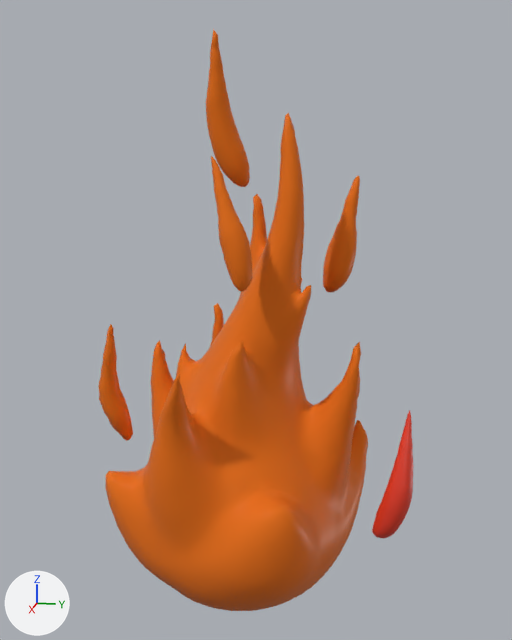
One commit to the FBX model app/sampledata/orangefire.fbx: the scene before it, then after it.
One viewpoint serves both versions: a camera (50 mm lens) standing at (0.00329, -0.00036, 0.00127) and looking at (-0.00147, -0.00132, 0.00008). The axes (+X, +Y, +Z) are drawn at lower left. The lights are the same throughout. Where no turn or scale is listed for an object, it has been applied to the vertices.

The first picture shows 'node_id11', 'node_id14', 'node_id17', 'node_id20', 'node_id23', 'node_id29'.
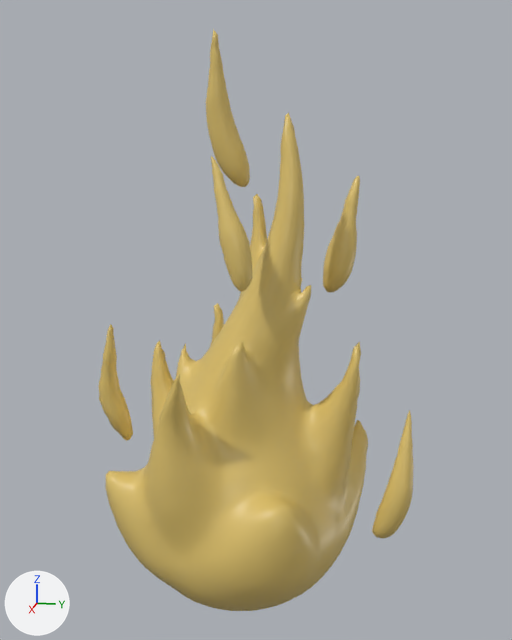
The newer file is also rescaled (x1848.0), turned or shifted as a whole; pictures and numbers use the older file's frame.

Edits to the bpy script that builds the scene:
```text
Add mat_fire:
    mat_fire = principled_material('fire')
    mat_fire.base_color = (0.8, 0.59, 0.168)  # yellow #e7ca72
    mat_fire.roughness = 0.4
    mat_fire.alpha = 0.9
Change me_mesh_id12:
    where me_mesh_id12.from_pydata(...)  # 3024 vertices, 6044 faces; spans x -0.00102..0.00089, y -0.0009..0.00085, z -0.00061..0.00287
    remove me_mesh_id12.materials.append(mat_material_71)
    add me_mesh_id12.materials.append(mat_fire)  # yellow #e7ca72
Change me_mesh_id30:
    where me_mesh_id30.from_pydata(...)  # 411 vertices, 818 faces; spans x -0.000109..0.000101, y -0.000129..0.000122, z -0.000306..0.000638
    remove me_mesh_id30.materials.append(mat_material_45)  # red #e73d26
    add me_mesh_id30.materials.append(mat_fire)  # yellow #e7ca72
Change me_mesh_id18:
    where me_mesh_id18.from_pydata(...)  # 290 vertices, 576 faces; spans x -0.000095..0.000109, y -0.000153..0.000085, z -0.000301..0.000534
    remove me_mesh_id18.materials.append(mat_material_75)
    add me_mesh_id18.materials.append(mat_fire)  # yellow #e7ca72
Change me_mesh_id15:
    where me_mesh_id15.from_pydata(...)  # 122 vertices, 240 faces; spans x -0.000156..0.000091, y -0.000071..0.000125, z -0.000563..0.000339
    remove me_mesh_id15.materials.append(mat_material_73)
    add me_mesh_id15.materials.append(mat_fire)  # yellow #e7ca72
Change me_mesh_id21:
    where me_mesh_id21.from_pydata(...)  # 417 vertices, 830 faces; spans x -0.000088..0.000092, y -0.000162..0.000109, z -0.000264..0.000537
    remove me_mesh_id21.materials.append(mat_material_77)
    add me_mesh_id21.materials.append(mat_fire)  # yellow #e7ca72
Change me_mesh_id24:
    where me_mesh_id24.from_pydata(...)  # 313 vertices, 622 faces; spans x -0.000126..0.000109, y -0.000136..0.000146, z -0.000361..0.000626
    remove me_mesh_id24.materials.append(mat_material_79)
    add me_mesh_id24.materials.append(mat_fire)  # yellow #e7ca72
```

Where the change shows, as pixel boxes (x1, y1, x2, y2) in the pictures (512 x 640 px):
'node_id11', recoloured
    both: (106, 113, 368, 611)
'node_id23', recoloured
    both: (206, 29, 250, 187)
'node_id20', recoloured
    both: (211, 156, 252, 292)
'node_id29', recoloured (red to yellow)
    both: (372, 410, 414, 538)
'node_id17', recoloured
    both: (323, 176, 360, 292)
'node_id14', recoloured
    both: (98, 324, 133, 441)
